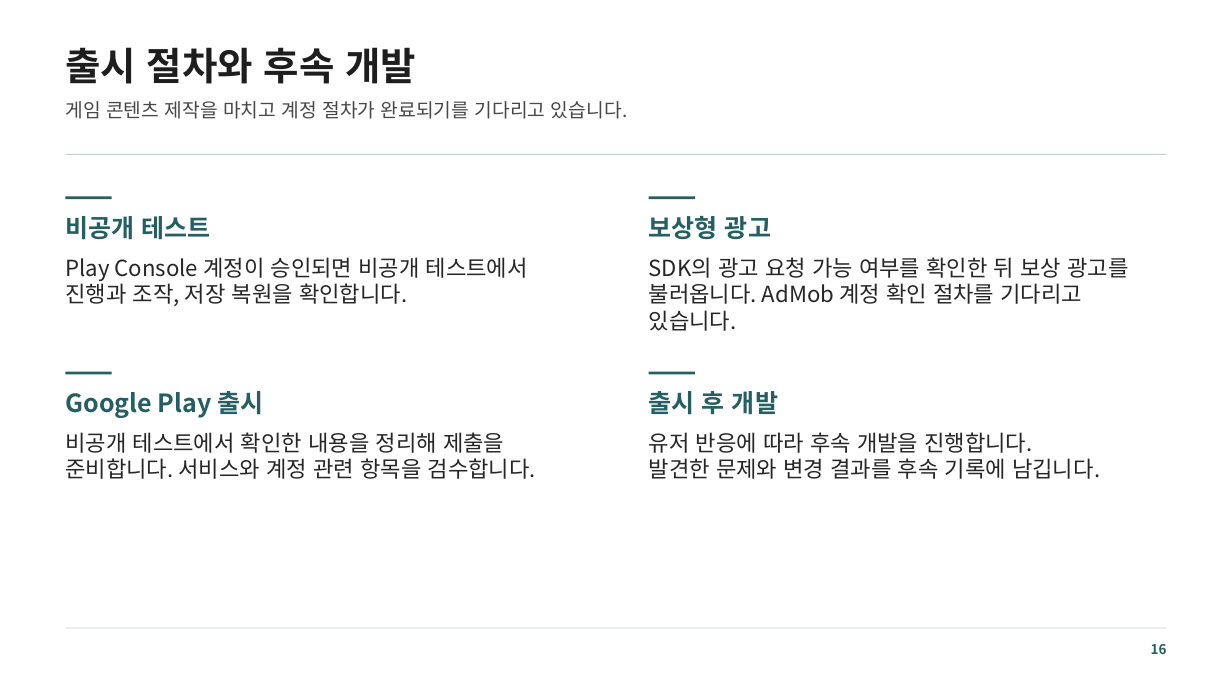
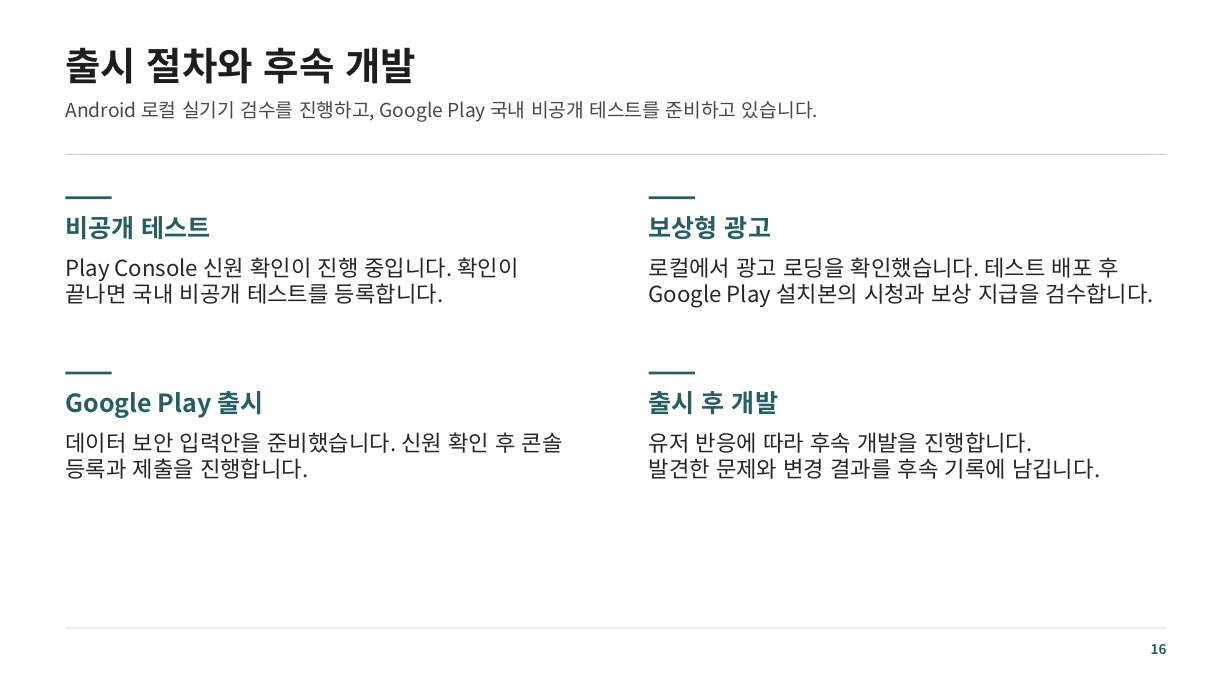
Before and after one commit to mjoon31/mjoon31, a slide deck: slide 16 of docs/assets/resources/ham-pocha/technical-development.pptx. Drawn at 1232x693 pixels with LibreOffice and Linux fonts; fonts in the diff are those of the drawing. Boxes give left, top, right and bottom in pixels: in the first picture for what was removed or moved away, otherwise in the second. Text is boxed around its words. In the diff, an @@ line names an element or a change of style, - is before the commit and + after.

```diff
--- a/docs/assets/resources/ham-pocha/technical-development.pptx
+++ b/docs/assets/resources/ham-pocha/technical-development.pptx
@@ text at box(65, 101, 818, 122): text changed @@
-게임 콘텐츠 제작을 마치고 계정 절차가 완료되기를 기다리고 있습니다.
+Android 로컬 실기기 검수를 진행하고, Google Play 국내 비공개 테스트를 준비하고 있습니다.
@@ text at box(65, 257, 518, 304): text changed @@
-Play Console 계정이 승인되면 비공개 테스트에서 진행과 조작, 저장 복원을 확인합니다.
+Play Console 신원 확인이 진행 중입니다. 확인이 끝나면 국내 비공개 테스트를 등록합니다.
@@ text at box(649, 257, 1154, 308): text changed @@
-SDK의 광고 요청 가능 여부를 확인한 뒤 보상 광고를 불러옵니다. AdMob 계정 확인 절차를 기다리고 있습니다.
+로컬에서 광고 로딩을 확인했습니다. 테스트 배포 후 Google Play 설치본의 시청과 보상 지급을 검수합니다.
@@ text at box(65, 432, 563, 479): text changed @@
-비공개 테스트에서 확인한 내용을 정리해 제출을
-준비합니다. 서비스와 계정 관련 항목을 검수합니다.
+데이터 보안 입력안을 준비했습니다. 신원 확인 후 콘솔 등록과 제출을 진행합니다.
```
Also in this commit, not shown: 1 other slide changed, 6 other files.
